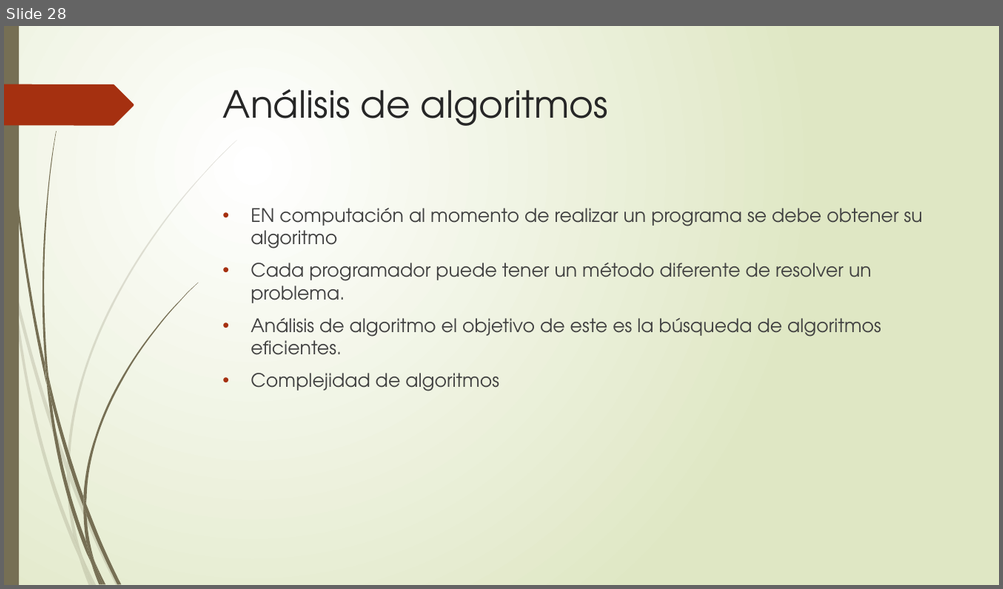
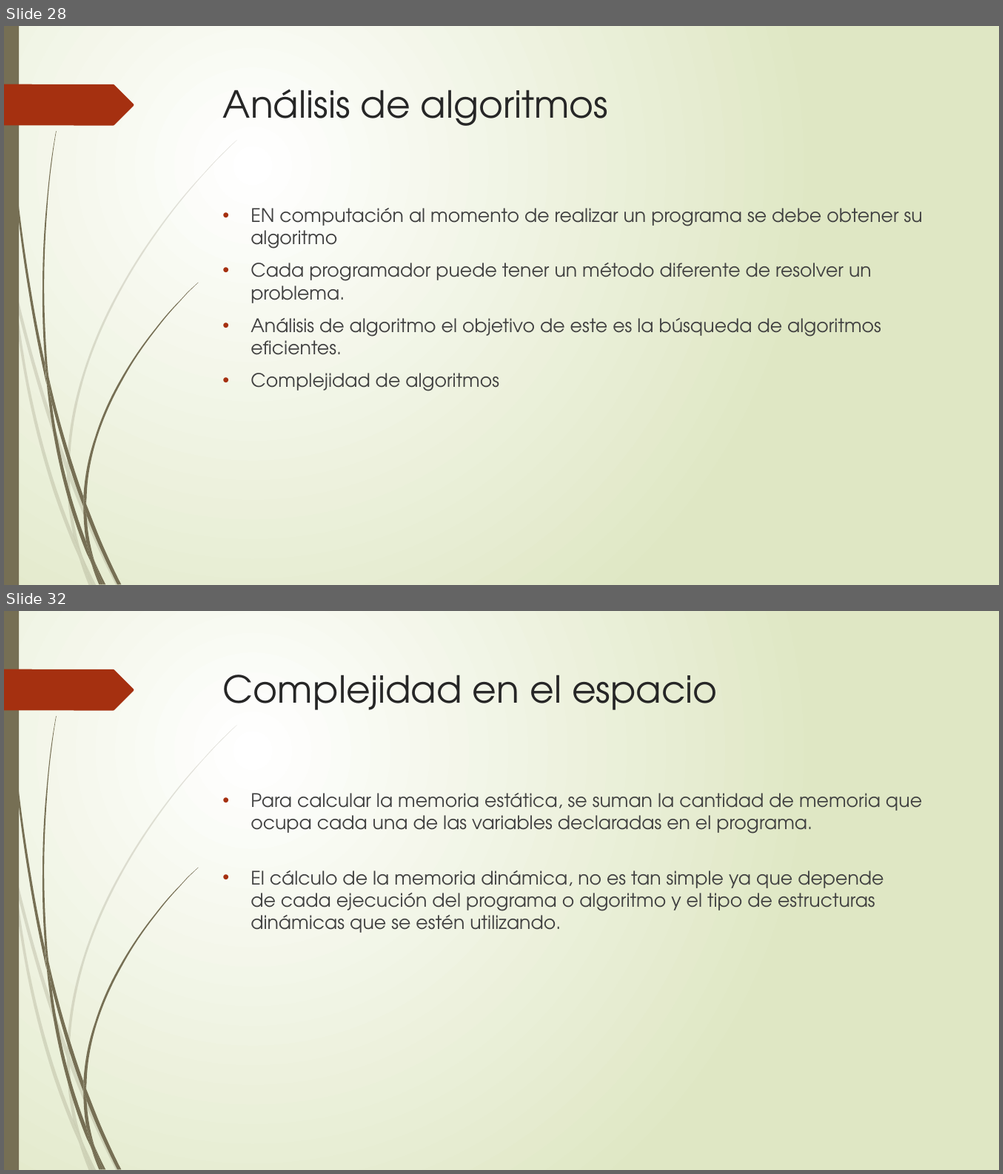
Before and after one commit to KevinPimienta/ITT_EstructuraDatos, a slide deck: Estructura de Datos Clase 1.pptx. Shown one above the other, each under a label of ours: slide 28 before the commit, slides 28 and 32 after it; the slides between them are not shown. The pictures are 1003x589 and 1003x1174 pixels, drawn with LibreOffice and Linux fonts; fonts in the diff are those of the drawing. Boxes give left, top, right and bottom in pixels: in the first picture for what was removed or moved away, otherwise in the second. Text is boxed around its words. In the diff, an @@ line names an element or a change of style, - is before the commit and + after.

```diff
--- a/Estructura de Datos Clase 1.pptx
+++ b/Estructura de Datos Clase 1.pptx
@@ slide 32 added at bbox=[4, 611, 999, 1170], background gradient #FFFFFF to #DFE8C4; not listed: 24 template elements that a slide beside it also shows @@
@@ title added at bbox=[223, 675, 717, 710], 36 pt, text #262626 @@
+Complejidad en el espacio
@@ text added at bbox=[250, 793, 922, 933], 18 pt, text #404040 @@
+• Para calcular la memoria estática, se suman la cantidad de memoria que ocupa cada una de las variables declaradas en el programa.
+• El cálculo de la memoria dinámica, no es tan simple ya que depende
+  de cada ejecución del programa o algoritmo y el tipo de estructuras dinámicas que se estén utilizando.
```
Also in this commit, not shown: 5 other slides added.
